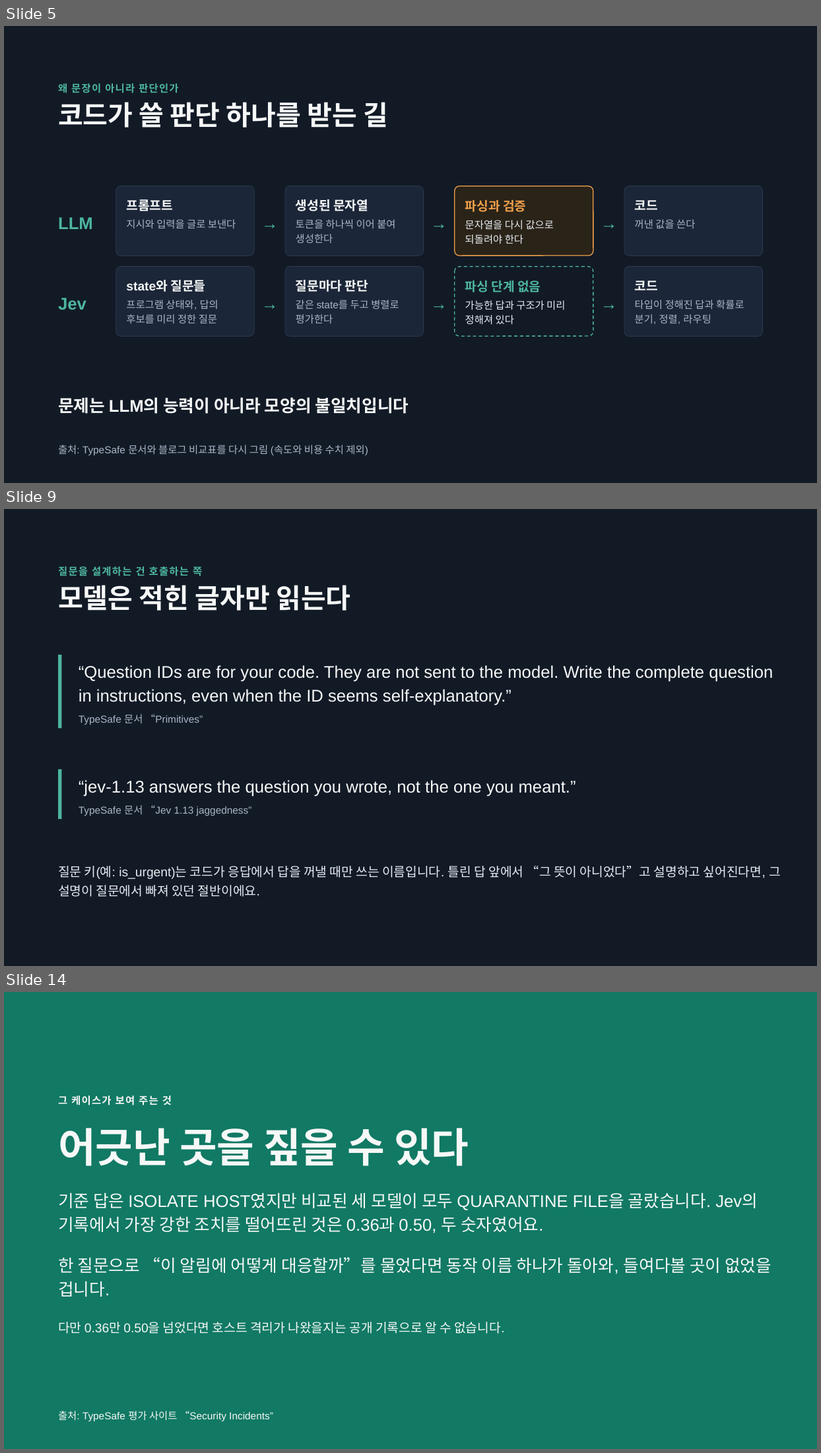
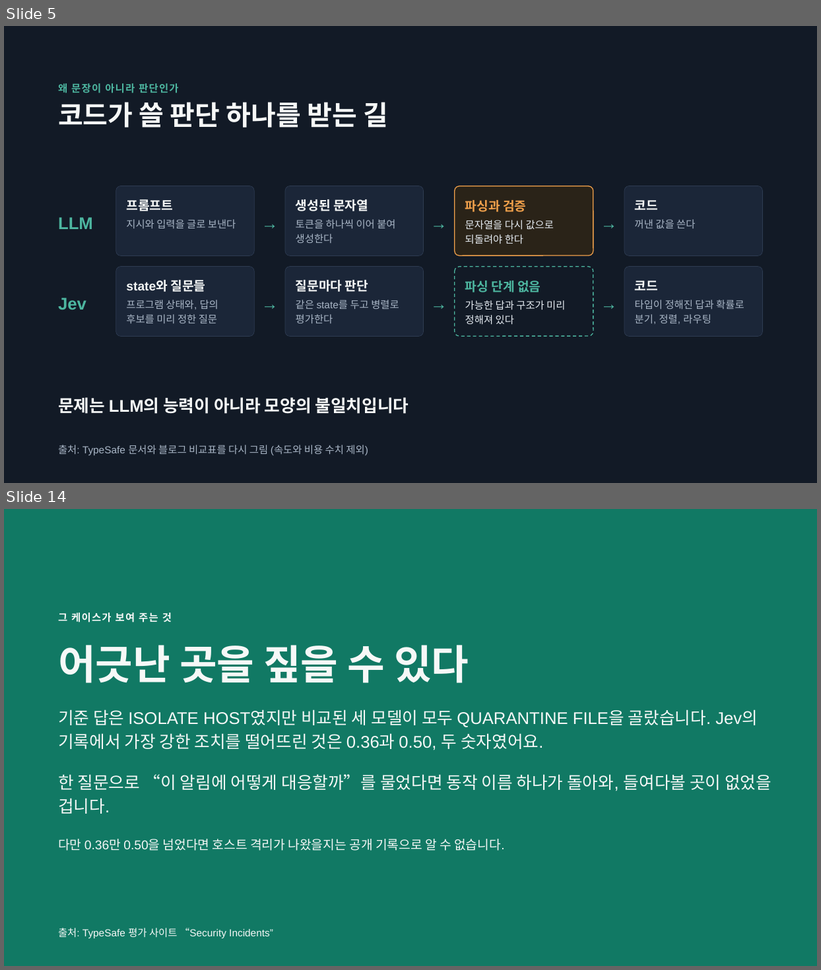
Before and after one commit to SeokRae/blog, a slide deck: presentations/jev-system-one-intro.pptx. Shown one above the other, each under a label of ours: slides 5, 9 and 14 before the commit, slides 5 and 14 after it; the slides between them are not shown. The pictures are 821x1453 and 821x970 pixels, drawn with LibreOffice and Linux fonts; fonts in the diff are those of the drawing. Boxes give left, top, right and bottom in pixels: in the first picture for what was removed or moved away, otherwise in the second. Text is boxed around its words. In the diff, an @@ line names an element or a change of style, - is before the commit and + after.

```diff
--- a/presentations/jev-system-one-intro.pptx
+++ b/presentations/jev-system-one-intro.pptx
@@ slide 9 removed at <box>4,509,817,966</box>, background #121A26 @@
@@ text removed at <box>58,566,202,576</box> @@
-질문을 설계하는 건 호출하는 쪽
@@ title removed at <box>58,585,350,611</box> @@
-모델은 적힌 글자만 읽는다
@@ line removed from (60, 655) to (60, 729) @@
@@ text removed at <box>79,665,773,706</box> @@
-“Question IDs are for your code. They are not sent to the model. Write the complete question in instructions, even when the ID seems self-explanatory.”
@@ text removed at <box>79,714,203,725</box> @@
-TypeSafe 문서 “Primitives”
@@ line removed from (60, 770) to (60, 819) @@
@@ text removed at <box>79,780,576,797</box> @@
-“jev-1.13 answers the question you wrote, not the one you meant.”
@@ text removed at <box>79,805,252,816</box> @@
-TypeSafe 문서 “Jev 1.13 jaggedness”
@@ text removed at <box>58,866,781,897</box> @@
-질문 키(예: is_urgent)는 코드가 응답에서 답을 꺼낼 때만 쓰는 이름입니다. 틀린 답 앞에서 “그 뜻이 아니었다”고 설명하고 싶어진다면, 그 설명이 질문에서 빠져 있던 절반이에요.
```
Also in this commit, not shown: 8 slides changed, 2 slides added.
